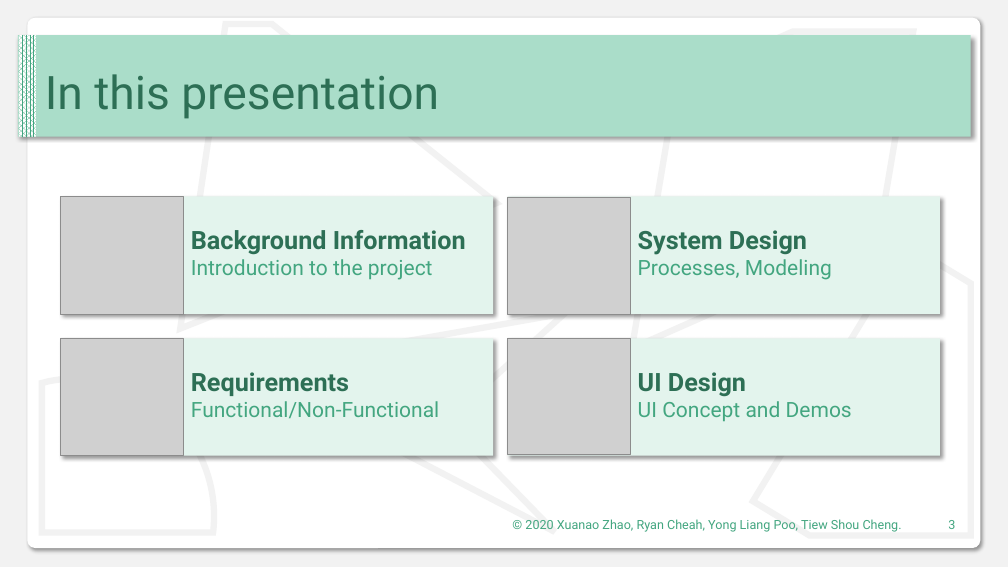
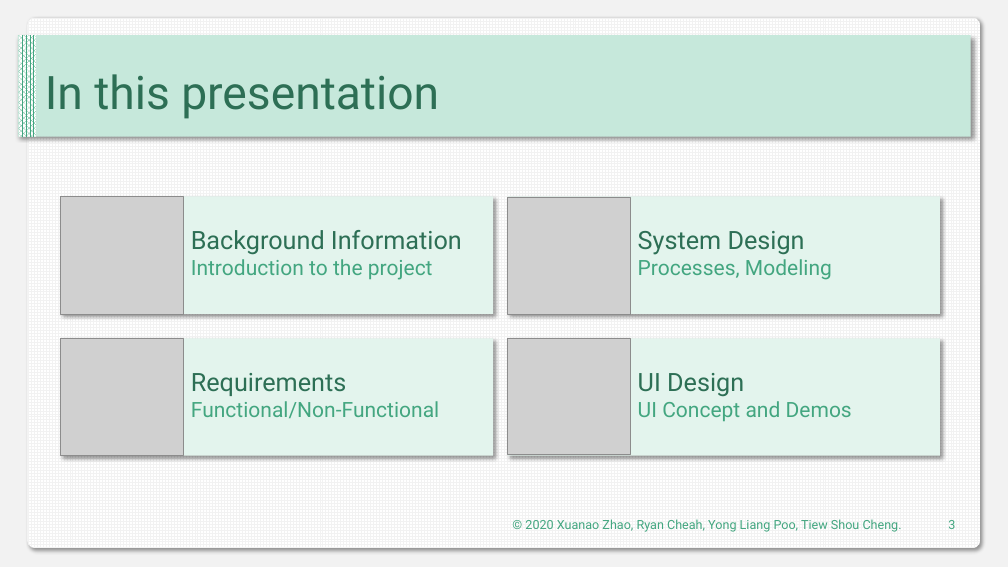
Before and after one commit to DIT202003G1/SAD-Assignment, a slide deck: slide 3 of Presentaion.pptx. Drawn at 1008x567 pixels with LibreOffice and Linux fonts; fonts in the diff are those of the drawing; grey boxes stand for pictures. Boxes give left, top, right and bottom in pixels: in the first picture for what was removed or moved away, otherwise in the second. Text is boxed around its words. In the diff, an @@ line names an element or a change of style, - is before the commit and + after.

```diff
--- a/Presentaion.pptx
+++ b/Presentaion.pptx
@@ rounded rectangle at (27, 17, 981, 547): fill #FFFFFF to pattern #F2F2F2 on #FFFFFF @@
@@ rectangle at (18, 36, 972, 137): fill #AADDC9 to #C6E8DB @@
@@ text "Background Information Introduction to the ..." at (191, 230, 462, 280): bold off in "Background Information" @@
@@ text "System Design Processes, Modeling" at (638, 231, 832, 280): bold off in "System Design" @@
@@ text "Requirements Functional/Non-Functional" at (191, 373, 440, 419): bold off in "Requirements" @@
@@ text "UI Design UI Concept and ..." at (638, 373, 852, 422): bold off in "UI Design" @@
```
Also in this commit, not shown: 9 other slides changed, 13 slides added.
